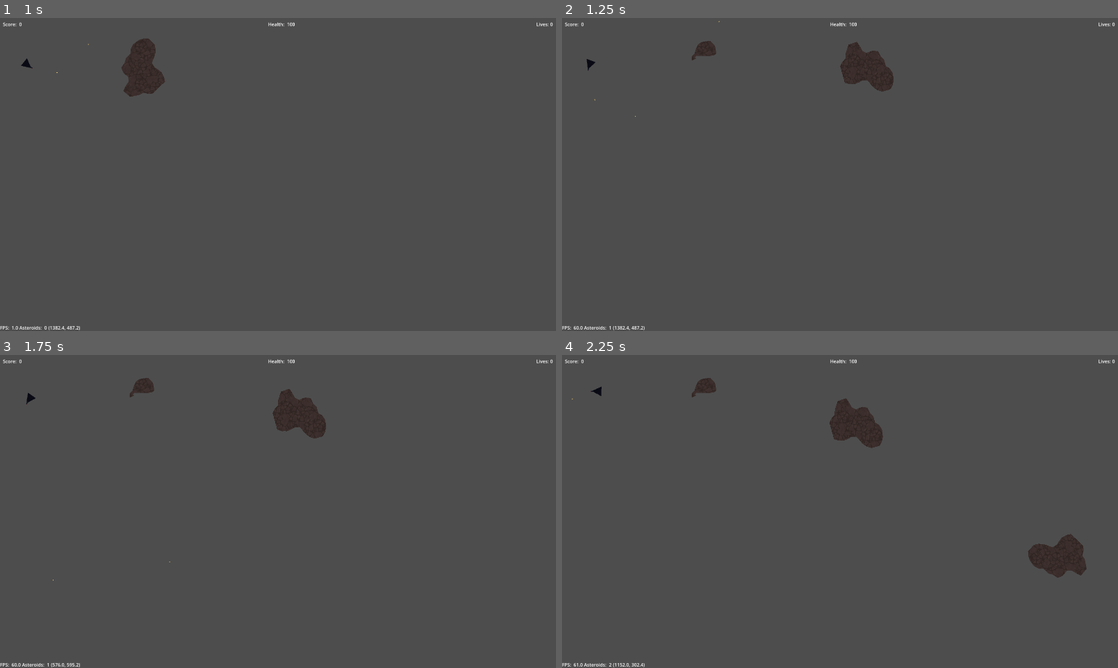
Above: before the commit, frames 1-4 (two rows, left to right).
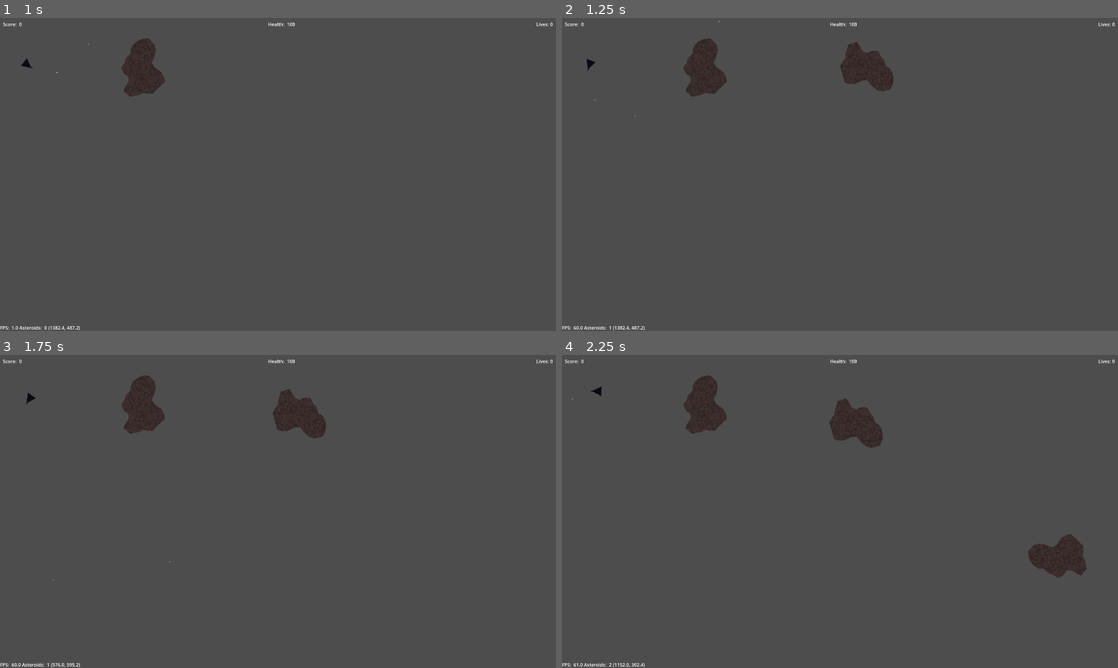
Above: after the commit, the same moments.

Repository: lynch16/Asteroids2D
Game: Godot game, scene res://main.tscn
Same seed, same stepped clock (60 frames per second), same inputs: the game is played once before the commit and once after it.
Inputs (mouse positions are in pixels of both pictures, inside the frame that each line leads up to):
- Up to frame 1 (1 s): tap Enter at 0.5 s; move the mouse to (400, 158) at 0.52 s; hold D (yaw_right) from 0.53 s (still down); hold Space (fire_weapon) from 0.53 s (still down)
- Up to frame 2 (1.25 s): keep holding D (yaw_right); keep holding Space (fire_weapon)
- Up to frame 3 (1.75 s): move the mouse to (166, 527) at 1.27 s; release D (yaw_right) at 1.28 s; release Space (fire_weapon) at 1.28 s; hold S (brake) from 1.28 s (still down); click (166, 527) at 1.35 s
- Up to frame 4 (2.25 s): move the mouse to (895, 442) at 2.02 s; release S (brake) at 2.03 s; hold D (yaw_right) from 2.03 s (still down); hold Space (fire_weapon) from 2.03 s (still down)

Frame 1 is identical in both runs. In frame 2, 0.8% of the frame differs, in the area x 21-30%, y 6-26%; in frame 3, 0.8%; in frame 4, 0.8%.

Commit message:
Rename DamageShape to MeshDeformationShape

Diff:
--- a/Models/EntityModules/Weapons/Projectiles/bullet.tscn
+++ b/Models/EntityModules/Weapons/Projectiles/bullet.tscn
@@ -1,20 +1,26 @@
 [gd_scene format=4 uid="uid://clmhgemf6tliu"]
 
 [ext_resource type="Script" uid="uid://dchnxub16gget" path="res://Models/EntityModules/Weapons/Projectiles/projectile.gd" id="1_n771q"]
-[ext_resource type="Script" uid="uid://cygds17dquvpr" path="res://Models/Asteroid/AsteroidMesh/damage_shape.gd" id="2_8flxw"]
+[ext_resource type="Script" uid="uid://cygds17dquvpr" path="res://TileMap/MarchingSquares/GameObjects/MeshDeformationShapes/mesh_deformation_shape.gd" id="2_8flxw"]
 [ext_resource type="Script" uid="uid://c4u0g4nfqocub" path="res://Models/EntityModules/Damage/deal_damage.gd" id="2_xqbbw"]
-[ext_resource type="Script" uid="uid://bvo0xe0yh18n3" path="res://Models/Asteroid/AsteroidMesh/circle_damage_shape.gd" id="3_8flxw"]
+[ext_resource type="Script" uid="uid://bvo0xe0yh18n3" path="res://TileMap/MarchingSquares/GameObjects/MeshDeformationShapes/circle_mesh_deformation_shape.gd" id="3_mo7ir"]
 
-[sub_resource type="Resource" id="Resource_mfnos"]
-script = ExtResource("3_8flxw")
+[sub_resource type="CircleShape2D" id="CircleShape2D_mo7ir"]
+
+[sub_resource type="Resource" id="Resource_mo7ir"]
+script = ExtResource("3_mo7ir")
 radius = 64.0
 damage = 1.0
+shape = SubResource("CircleShape2D_mo7ir")
 metadata/_custom_type_script = "uid://bvo0xe0yh18n3"
 
-[sub_resource type="Resource" id="Resource_m3hjq"]
-script = ExtResource("3_8flxw")
+[sub_resource type="CircleShape2D" id="CircleShape2D_m6ula"]
+
+[sub_resource type="Resource" id="Resource_d8d6v"]
+script = ExtResource("3_mo7ir")
 radius = 128.0
 damage = 0.5
+shape = SubResource("CircleShape2D_m6ula")
 metadata/_custom_type_script = "uid://bvo0xe0yh18n3"
 
 [sub_resource type="PortableCompressedTexture2D" id="PortableCompressedTexture2D_vsjsl"]
@@ -27,7 +33,7 @@
 
 [node name="Bullet" type="Node2D" unique_id=1149596407 groups=["player_weapon"]]
 script = ExtResource("1_n771q")
-damage_shapes = Array[ExtResource("2_8flxw")]([SubResource("Resource_mfnos"), SubResource("Resource_m3hjq")])
+mesh_deformation_shapes = Array[ExtResource("2_8flxw")]([SubResource("Resource_mo7ir"), SubResource("Resource_d8d6v")])
 
 [node name="Sprite2D" type="Sprite2D" parent="." unique_id=302593925]
 texture_filter = 1
--- a/Models/EntityModules/Weapons/Projectiles/projectile.gd
+++ b/Models/EntityModules/Weapons/Projectiles/projectile.gd
@@ -3,7 +3,7 @@
 extends Node2D
 
 @export var speed := 1000.0;
-@export var damage_shapes: Array[DamageShape];
+@export var mesh_deformation_shapes: Array[MeshDeformationShape];
 
 # TODO: This should be a HitBox and created by the weapon on firing
 @onready var collision_area_2d: Area2D = get_node("Area2D");
@@ -89,5 +89,5 @@
 				mesh_collider.apply_mesh_deformation(
 					to_local(impact_point),
 					impact_angle,
-					damage_shapes,
+					mesh_deformation_shapes,
 				);
--- a/Models/Asteroid/AsteroidMesh/circle_damage_shape.gd
+++ b/TileMap/MarchingSquares/GameObjects/MeshDeformationShapes/circle_mesh_deformation_shape.gd
@@ -1,5 +1,5 @@
-class_name CircleDamageShape
-extends DamageShape
+class_name CircleMeshDeformationShape
+extends MeshDeformationShape
 
 @export var radius: float;
 
@@ -8,9 +8,8 @@
 	p_shape: CircleShape2D = CircleShape2D.new(),
 	p_radius: float = 1.0,
 ) -> void:
-	shape = p_shape;
+	super._init(p_damage, p_shape);
 	radius = p_radius;
-	damage = p_damage;
 
 func apply_vector(
 	collision_point: Vector2,
--- a/Models/Asteroid/AsteroidMesh/damage_shape.gd
+++ b/TileMap/MarchingSquares/GameObjects/MeshDeformationShapes/mesh_deformation_shape.gd
@@ -1,4 +1,4 @@
-class_name DamageShape
+class_name MeshDeformationShape
 extends Resource
 
 @export var damage: float;
--- a/TileMap/MarchingSquares/GameObjects/deformable_mesh_collider_2D.gd
+++ b/TileMap/MarchingSquares/GameObjects/deformable_mesh_collider_2D.gd
@@ -30,6 +30,7 @@
 	return _collision_mesh;
 
 func _release_collider() -> void:
+	print("RELEASE");
 	queue_free();
 
 func update_collider() -> void:
@@ -77,11 +78,11 @@
 func apply_mesh_deformation(
 	collidion_point: Vector2,
 	collision_angle: float,
-	damage_shapes: Array[DamageShape],
+	mesh_deformation_shapes: Array[MeshDeformationShape],
 ) -> void:
-	_get_collision_mesh().apply_damage_shape_to_corner_samples(
+	_get_collision_mesh().apply_mesh_deformation_shapes_to_corner_samples(
 		collidion_point,
 		collision_angle,
-		damage_shapes
+		mesh_deformation_shapes
 	);
 	update_collider();
--- a/TileMap/MarchingSquares/GameObjects/ms_collision_mesh.gd
+++ b/TileMap/MarchingSquares/GameObjects/ms_collision_mesh.gd
@@ -21,23 +21,19 @@
 	position_offset = p_position_offset;
 	resource_local_to_scene = true;
 
-# Corner sample values are reapplied by applying each damage_shape
+# Corner sample values are reapplied by applying each mesh_deformation_shapes
 # to intersecting corners with the shapes centered around the collision_point
-func apply_damage_shape_to_corner_samples(
-	raw_collidion_point: Vector2,
+func apply_mesh_deformation_shapes_to_corner_samples(
+	collidion_point: Vector2,
 	collision_angle: float,
-	damage_shapes: Array[DamageShape],
+	mesh_deformation_shapes: Array[MeshDeformationShape],
 ) -> void:
-	var normalized_collision_point := _apply_position_offset(position_offset, raw_collidion_point);
 	for key: Vector2 in corner_sampling:
-		for damage_shape in damage_shapes:
-			var new_corner_sample := damage_shape.apply_vector(
-				normalized_collision_point,
+		for mesh_deformation_shape in mesh_deformation_shapes:
+			var new_corner_sample := mesh_deformation_shape.apply_vector(
+				collidion_point,
 				collision_angle,
 				key,
 				corner_sampling[key]
 			);
 			corner_sampling[key] = new_corner_sample;
-
-func _apply_position_offset(offset: Vector2, position: Vector2) -> Vector2:
-	return position - offset;
--- a/TileMap/MarchingSquares/GameObjects/ms_collision_mesh_group.gd
+++ b/TileMap/MarchingSquares/GameObjects/ms_collision_mesh_group.gd
@@ -1,17 +1,11 @@
 @tool
 class_name MS_CollisionMeshGroup
 extends Resource
-
-const MIN_CORNERS = 8;
-const KEEP_COLLIDER = 0;
-const REMOVE_COLLIDER = 1;
 
 @export var collision_meshes: Array[MS_CollisionMesh];
 
 var collision_shapes: Array[CollisionShape2D];
 var owner: Node2D;
-
-signal spawn_new_group(new_collision_mesh_group: MS_CollisionMeshGroup);
 
 func _init(
 	p_collision_meshes: Array[MS_CollisionMesh] = [],
@@ -21,105 +15,3 @@
 	collision_shapes = [];
 	owner = Node2D.new();
 	resource_local_to_scene = true;
-
-func apply(_owner: Node2D) -> void:
-	owner = _owner;
-	for i: int in collision_meshes.size():
-		if (!collision_meshes[i] || MarchingSquaresUtility.count_positive_corners(collision_meshes[i].corner_sampling) < MIN_CORNERS):
-			continue;
-
-		var collision := CollisionShape2D.new();
-		collision.shape = collision_meshes[i].convex_shape;
-		collision_shapes.append(collision);
-		owner.add_child(collision);
-
-		var mesh_instance := MarchingSquaresGenerate.upsert_mesh_instance(collision_meshes[i].mesh, collision_meshes[i].texture);
-		collision.add_child(mesh_instance);
-		collision.position = collision_meshes[i].position_offset;
-		mesh_instance.position = mesh_instance.position + Vector2(MarchingSquaresUtility.HALF_TILE_SIZE, MarchingSquaresUtility.HALF_TILE_SIZE);
-
-		# Set custom AABB to prevent mesh culling when object near camera borders
-		var collision_shape_rect := collision.shape.get_rect();
-		collision_meshes[i].mesh.custom_aabb = AABB(Vector3(collision_shape_rect.position.x, collision_shape_rect.position.y, 0.0), Vector3(collision_shape_rect.size.x, collision_shape_rect.size.y, 0));
-
-func release_collider(collider_index: int) -> void:
-	collision_shapes[collider_index].call_deferred("queue_free");
-	collision_shapes.remove_at(collider_index);
-	collision_meshes.remove_at(collider_index);
-
-func update_collider(collider_index: int, viewport_rect: Rect2) -> int:
-	var new_convex_shapes := MarchingSquaresGenerate.generate_collision_shapes(
-		viewport_rect,
-		collision_meshes[collider_index].corner_sampling
-	);
-	var filtered_shapes: Array[ConvexPolygonShape2D] = new_convex_shapes.filter(
-		func(convex_shape: ConvexPolygonShape2D) -> bool:
-			var new_corners := MarchingSquaresUtility.filter_corner_samples_by_polygon(convex_shape.points, collision_meshes[collider_index].corner_sampling);
-			return MarchingSquaresUtility.count_positive_corners(new_corners) >= MIN_CORNERS;
-	);
-
-	if (filtered_shapes.size() == 0):
-		return REMOVE_COLLIDER;
-	else:
-		var max_index := collision_shapes.size();
-
-		if (filtered_shapes.size() > 1):
-			print("SHATTER: ", filtered_shapes.size());
-			var new_max_index := max_index + filtered_shapes.size();
-			collision_meshes.resize(new_max_index);
-		#
-		for i: int in filtered_shapes.size():
-			var convex_shape := filtered_shapes[i];
-
-			if (i == 0):
-				collision_meshes[collider_index].position_offset = collision_meshes[collider_index].position_offset;
-				var collision_shape := collision_shapes[collider_index];
-				collision_shape.call_deferred("set_shape", convex_shape);
-				var mesh_instance: MeshInstance2D = collision_shapes[collider_index].get_child(0);
-				var new_corners := MarchingSquaresUtility.filter_corner_samples_by_polygon(convex_shape.points, collision_meshes[collider_index].corner_sampling);
-				MarchingSquaresGenerate.upsert_generated_mesh_instance(viewport_rect, new_corners, collision_meshes[collider_index].texture, mesh_instance);
-			else:
-				var new_corners := MarchingSquaresUtility.filter_corner_samples_by_polygon(convex_shape.points, collision_meshes[collider_index].corner_sampling);
-				var mesh := MarchingSquaresGenerate.generate_mesh(
-					viewport_rect.size,
-					new_corners,
-					collision_meshes[collider_index].texture
-				);
-				var new_collision_mesh := MS_CollisionMesh.new(
-					collision_meshes[collider_index].texture,
-					new_corners,
-					convex_shape,
-					mesh,
-					collision_meshes[collider_index].position_offset
-				);
-				var new_collision_mesh_group := MS_CollisionMeshGroup.new([new_collision_mesh]);
-				spawn_new_group.emit(new_collision_mesh_group);
-
-		return KEEP_COLLIDER;
-
-func _apply_position_offset(offset: Vector2, position: Vector2) -> Vector2:
-	return position - offset;
-
-func _revert_position_offset(offset: Vector2, position: Vector2) -> Vector2:
-	return position + offset;
-
-# Corner sample values are reapplied by applying each damage_shape
-# to intersecting corners with the shapes centered around the collision_point
-func apply_damage_shape_to_corner_samples(
-	raw_collidion_point: Vector2,
-	collision_angle: float,
-	damage_shapes: Array[DamageShape],
-	collider_index: int,
-) -> void:
-	var corner_sampling := collision_meshes[collider_index].corner_sampling;
-	var collider_position_offset := collision_meshes[collider_index].position_offset;
-	var normalized_collision_point := _apply_position_offset(collider_position_offset, raw_collidion_point);
-	for key: Vector2 in corner_sampling:
-		for damage_shape in damage_shapes:
-			var new_corner_sample := damage_shape.apply_vector(
-				normalized_collision_point,
-				collision_angle,
-				key,
-				corner_sampling[key]
-			);
-			corner_sampling[key] = new_corner_sample;
Renamed: Models/Asteroid/AsteroidMesh/circle_damage_shape.gd.uid -> TileMap/MarchingSquares/GameObjects/MeshDeformationShapes/circle_mesh_deformation_shape.gd.uid
Renamed: Models/Asteroid/AsteroidMesh/damage_shape.gd.uid -> TileMap/MarchingSquares/GameObjects/MeshDeformationShapes/mesh_deformation_shape.gd.uid
